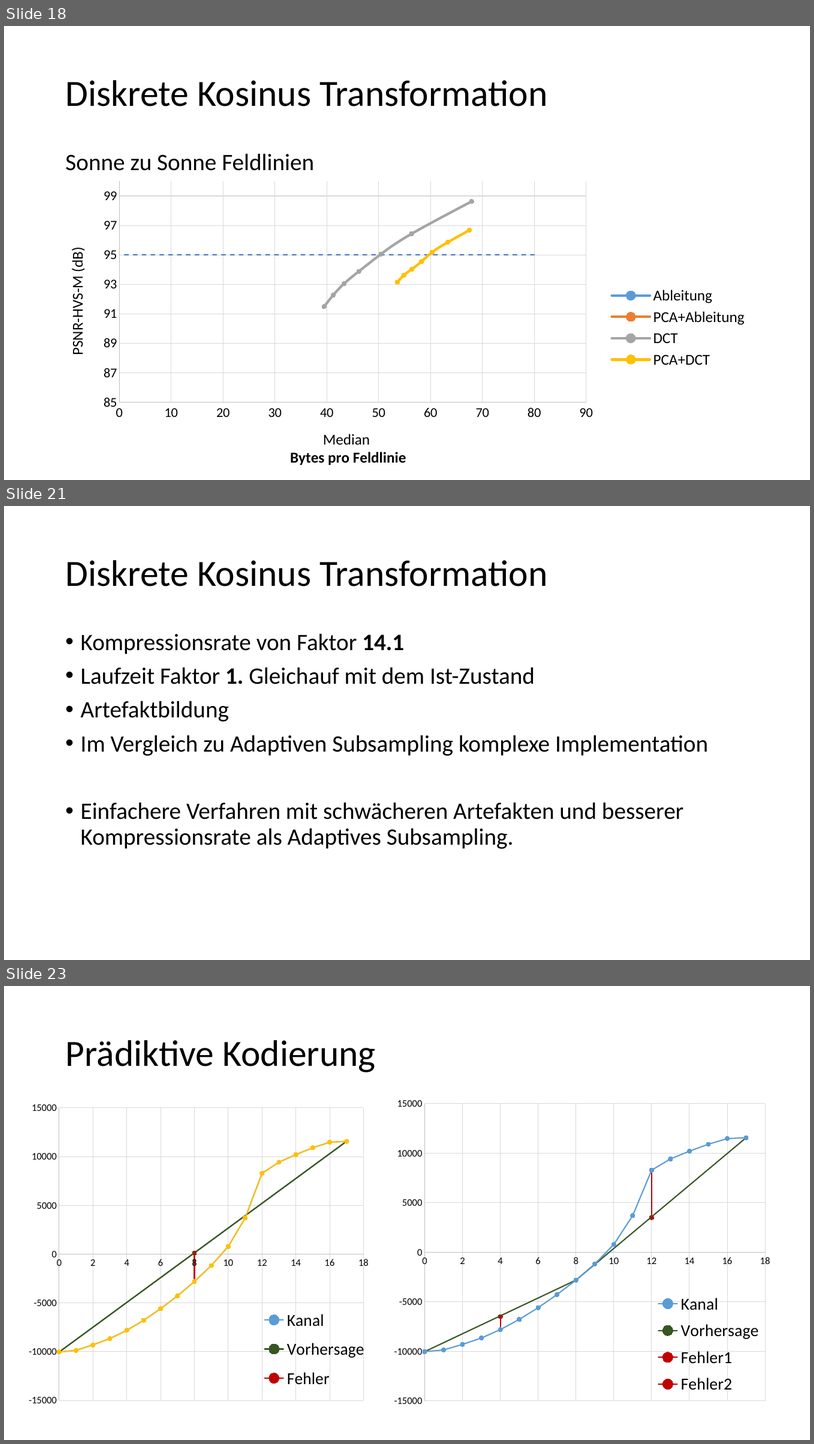
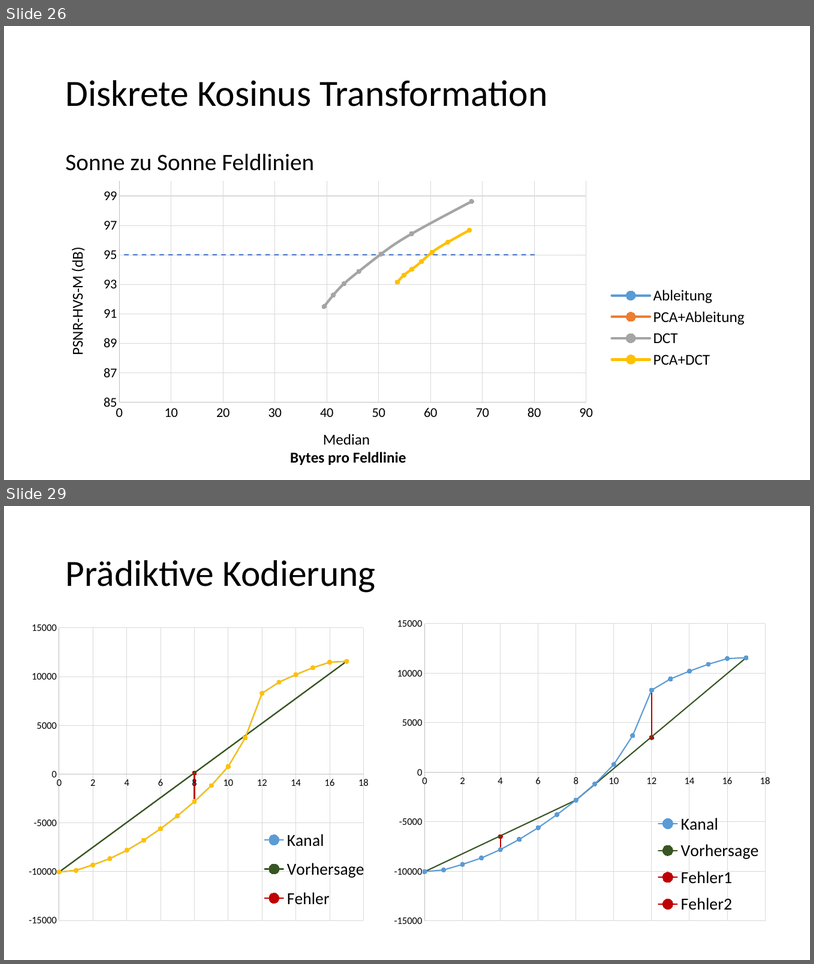
Before and after one commit to Helldevastator/PFSSCompression, a slide deck: doc/praes/Kompression.pptx. Shown one above the other, each under a label of ours: slides 18, 21 and 23 before the commit, slides 26 and 29 after it; the slides between them are not shown. The pictures are 814x1444 and 814x964 pixels, drawn with LibreOffice and Linux fonts; fonts in the diff are those of the drawing. Boxes give left, top, right and bottom in pixels: in the first picture for what was removed or moved away, otherwise in the second. Text is boxed around its words. In the diff, an @@ line names an element or a change of style, - is before the commit and + after.

```diff
--- a/doc/praes/Kompression.pptx
+++ b/doc/praes/Kompression.pptx
@@ slide 21 removed at <box>4,506,810,960</box>, background #FFFFFF @@
@@ title removed at <box>65,560,548,586</box> @@
-Diskrete Kosinus Transformation
@@ text removed at <box>81,633,708,849</box> @@
-• Kompressionsrate von Faktor 14.1
-• Laufzeit Faktor 1. Gleichauf mit dem Ist-Zustand
-• Artefaktbildung
-• Im Vergleich zu Adaptiven Subsampling komplexe Implementation
-• Einfachere Verfahren mit schwächeren Artefakten und besserer Kompressionsrate als Adaptives Subsampling.
@@ what was slide 18 is now slide 26 @@
@@ what was slide 23 is now slide 29 @@
```
Also in this commit, not shown: 11 slides changed, 12 slides added, 9 other slides removed, 2 other files.
